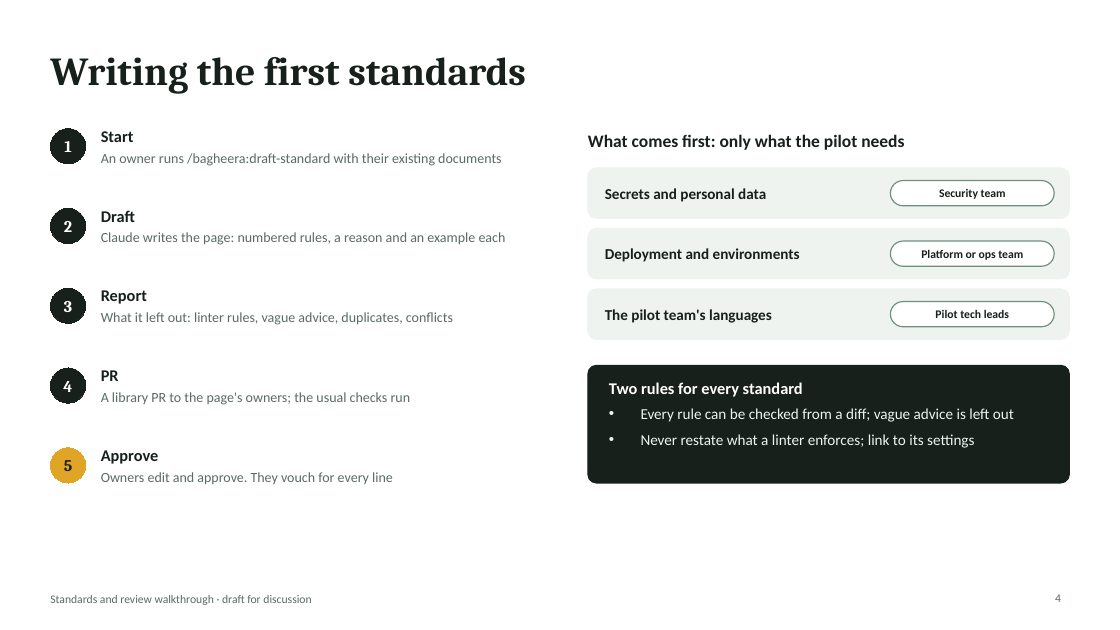
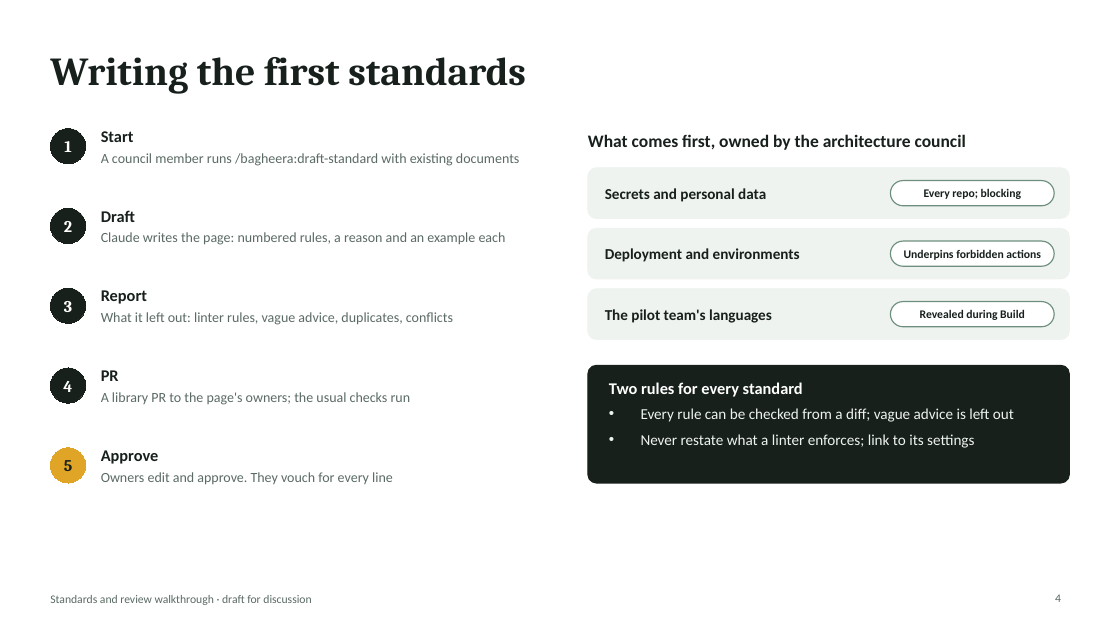
Before and after one commit to rahulnyk/bagheera, a slide deck: slide 4 of docs/design/standards-and-review-walkthrough.pptx. Drawn at 1120x630 pixels with LibreOffice and Linux fonts; fonts in the diff are those of the drawing. Boxes give left, top, right and bottom in pixels: in the first picture for what was removed or moved away, otherwise in the second. Text is boxed around its words. In the diff, an @@ line names an element or a change of style, - is before the commit and + after.

```diff
--- a/docs/design/standards-and-review-walkthrough.pptx
+++ b/docs/design/standards-and-review-walkthrough.pptx
@@ text at [588,134,966,150]: text changed @@
-What comes first: only what the pilot needs
+What comes first, owned by the architecture council
@@ text at [101,153,519,166]: text changed @@
-An owner runs /bagheera:draft-standard with their existing documents
+A council member runs /bagheera:draft-standard with existing documents
@@ text in rounded rectangle at [924,189,1021,199]: text changed @@
-Security team
+Every repo; blocking
@@ text in rounded rectangle at [904,249,1041,260]: text changed @@
-Platform or ops team
+Underpins forbidden actions
@@ text in rounded rectangle at [920,309,1025,320]: text changed @@
-Pilot tech leads
+Revealed during Build
```
Also in this commit, not shown: 5 other slides changed, 1 other file.
